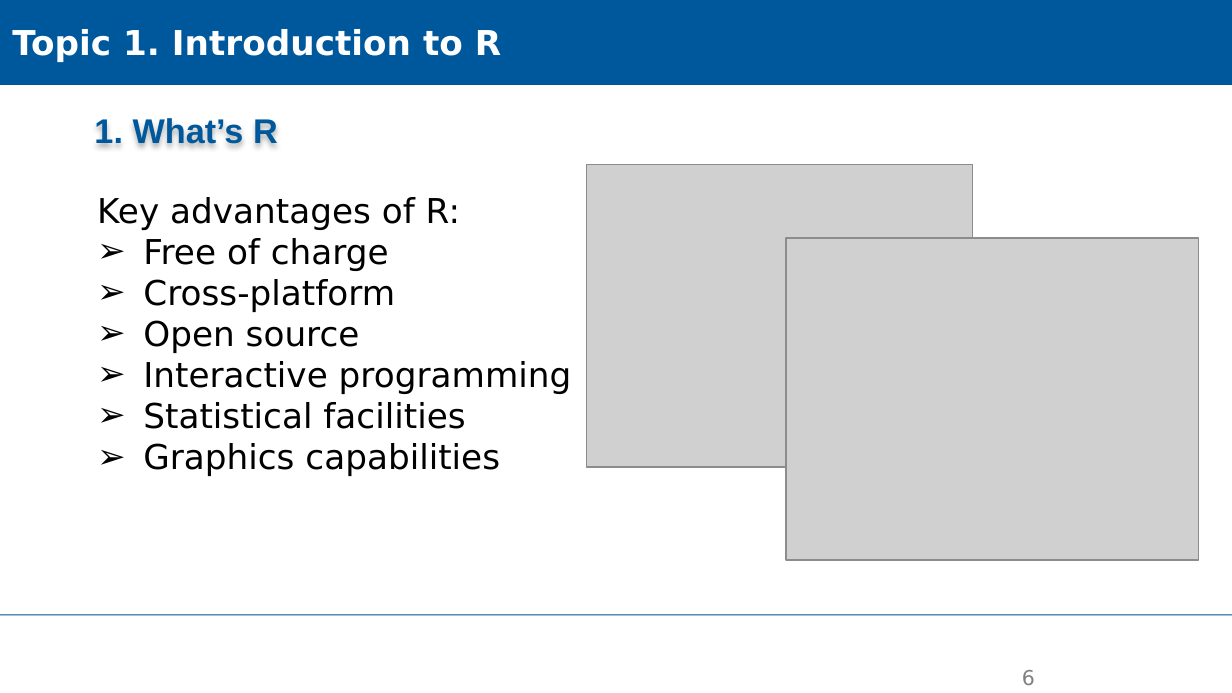
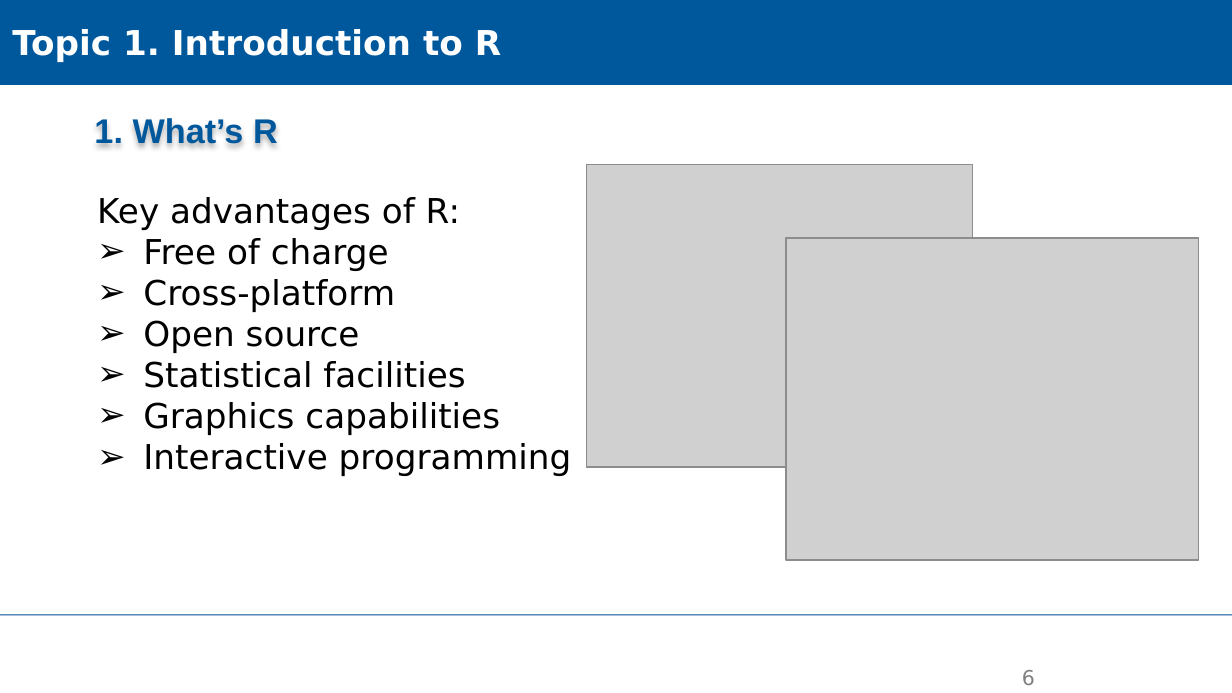
Before and after one commit to XiaoxiangGuanGFZ/FloodRiskSeminar, a slide deck: slide 6 of slides/FRS_exercise_R.pptx. Drawn at 1232x693 pixels with LibreOffice and Linux fonts; fonts in the diff are those of the drawing; grey boxes stand for pictures; background and template pictures are left out. Boxes give left, top, right and bottom in pixels: in the first picture for what was removed or moved away, otherwise in the second. Text is boxed around its words. In the diff, an @@ line names an element or a change of style, - is before the commit and + after.

```diff
--- a/slides/FRS_exercise_R.pptx
+++ b/slides/FRS_exercise_R.pptx
@@ text at (143, 361, 572, 394): paragraph removed @@
-➢ Interactive programming
@@ text at (143, 443, 572, 476): paragraph added @@
+➢ Interactive programming
```
Also in this commit, not shown: 1 other file.
